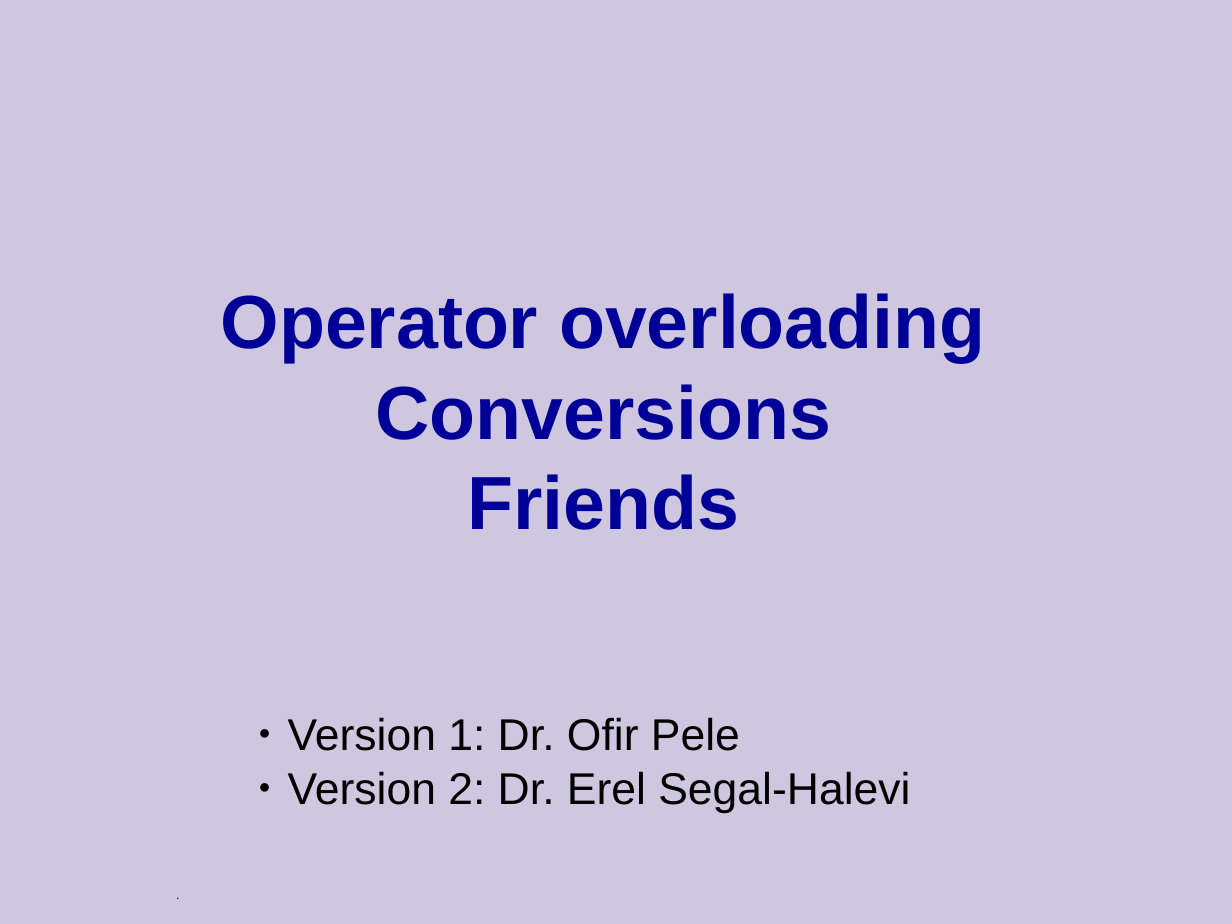
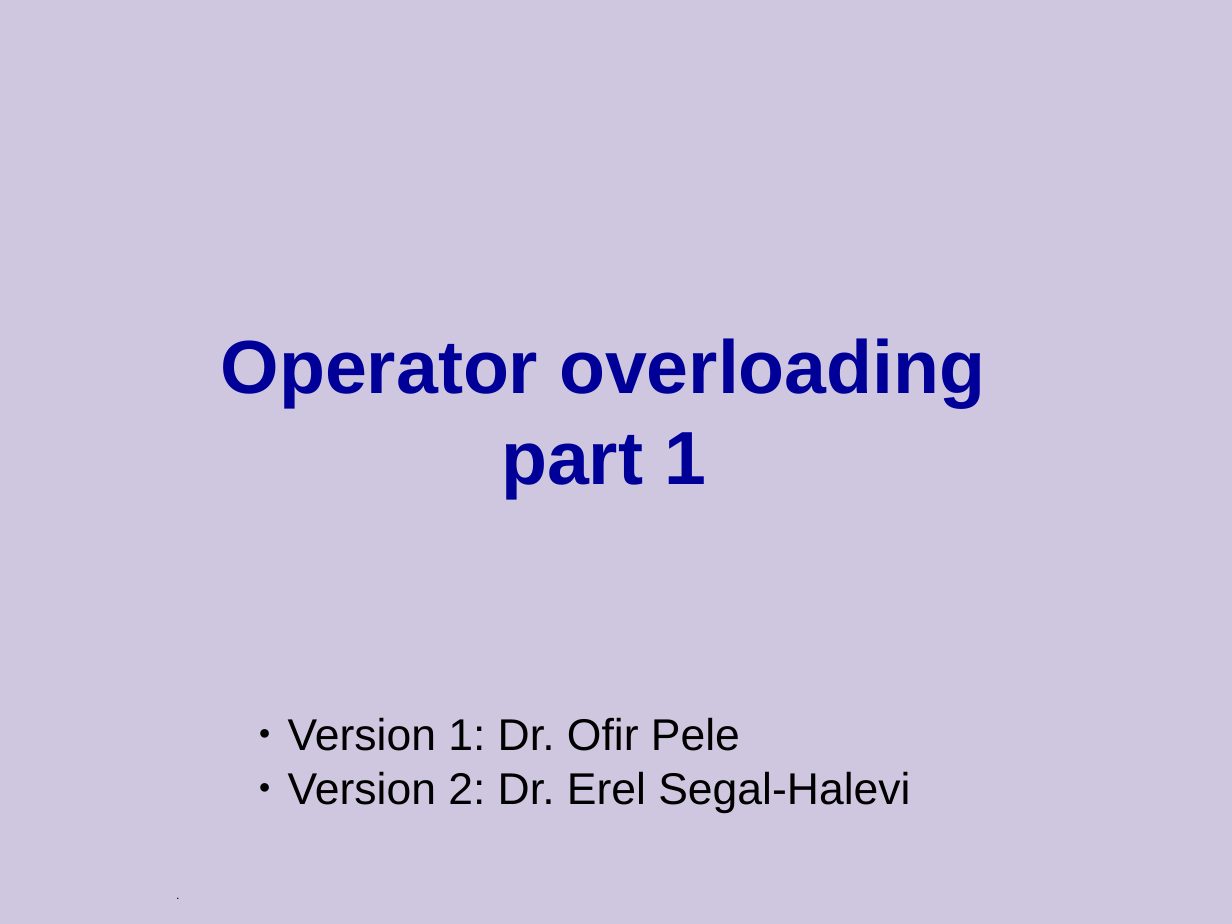
Before and after one commit to cpp-at-ariel/cpp-5778, a slide deck: slide 1 of week04-operator-overloading/slides.odp. Drawn at 1232x924 pixels with LibreOffice and Linux fonts; fonts in the diff are those of the drawing. Boxes give left, top, right and bottom in pixels: in the first picture for what was removed or moved away, otherwise in the second. Text is boxed around its words. In the diff, an @@ line names an element or a change of style, - is before the commit and + after.

```diff
--- a/week04-operator-overloading/slides.odp
+++ b/week04-operator-overloading/slides.odp
@@ title at (221, 338, 985, 498): text changed @@
-Operator overloading
-Conversions
-Friends
+Operator overloading part 1
```
Also in this commit, not shown: 2 other slides changed, 20 slides removed, 38 other files.
